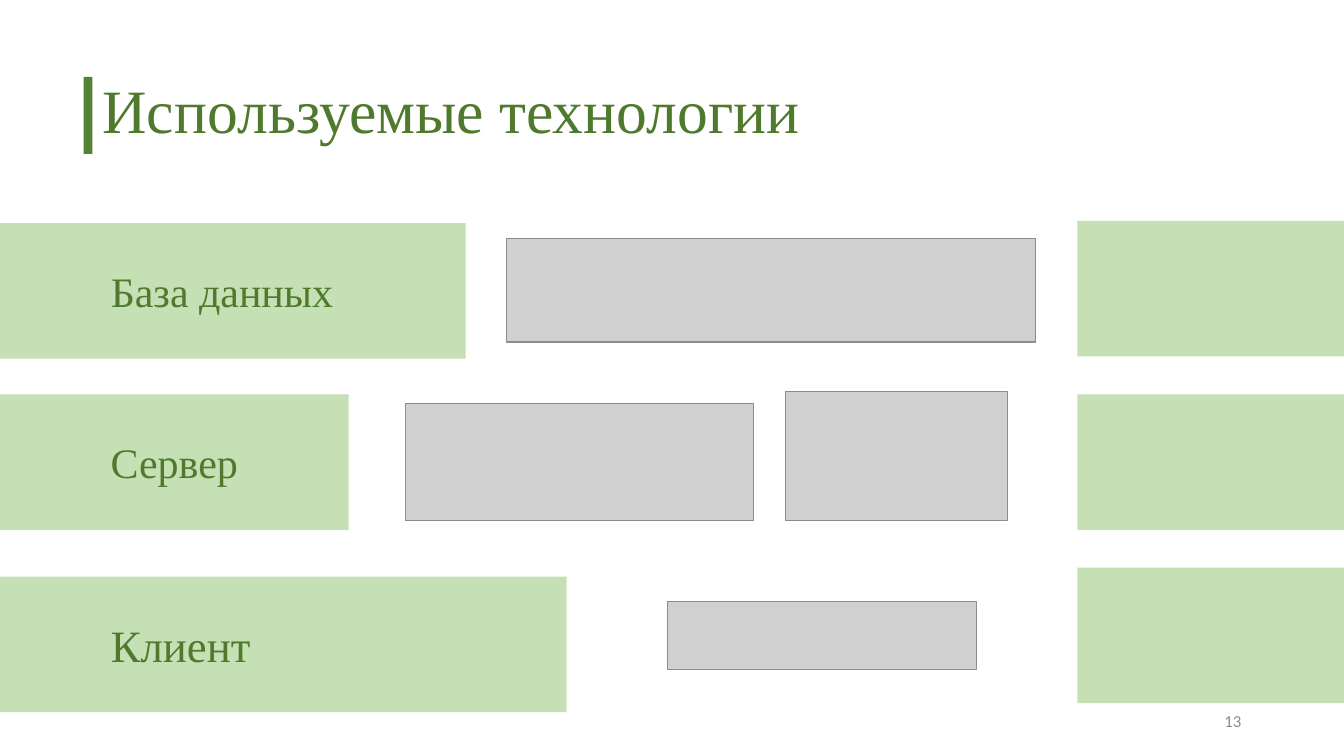
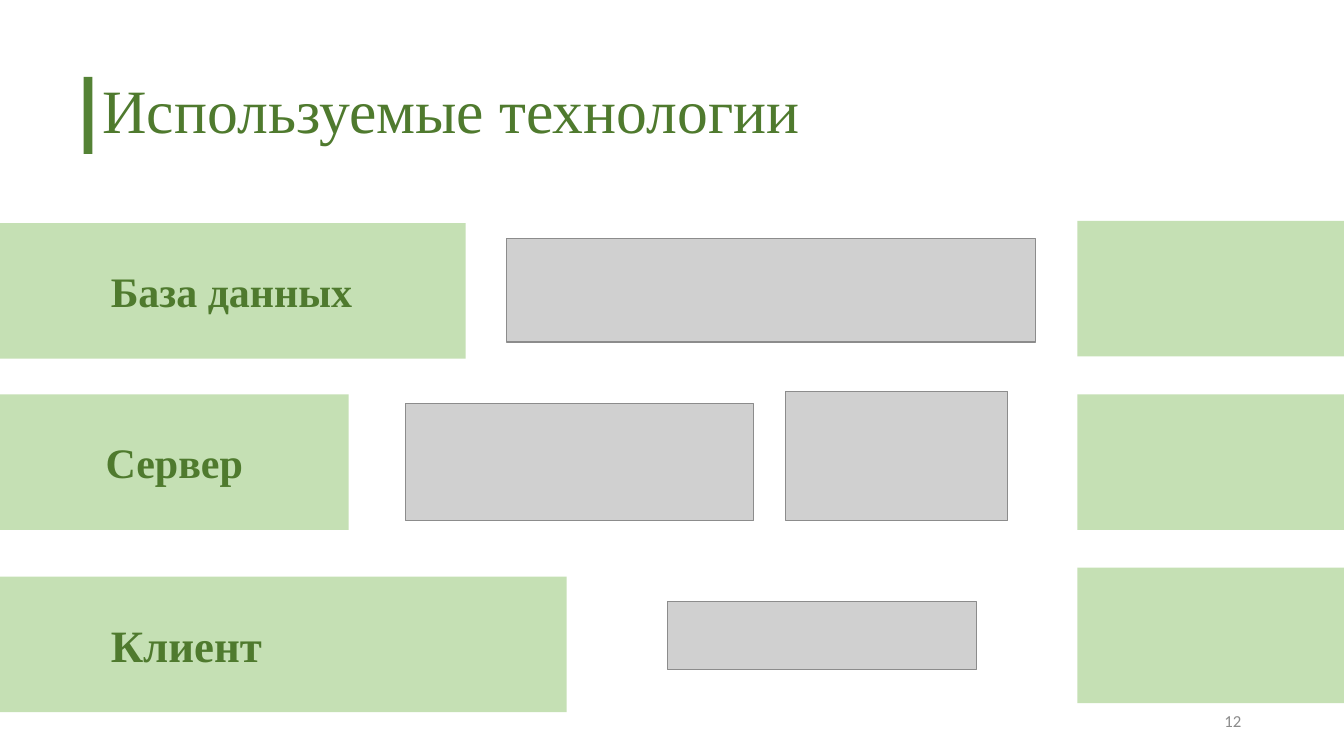
Before and after one commit to polyafedosova/TP-5.2-5, a slide deck: slide 12 of Documentation/Презентация.pptx (slide 13 before the commit). Drawn at 1344x756 pixels with LibreOffice and Linux fonts; fonts in the diff are those of the drawing; grey boxes stand for pictures. Boxes give left, top, right and bottom in pixels: in the first picture for what was removed or moved away, otherwise in the second. Text is boxed around its words. In the diff, an @@ line names an element or a change of style, - is before the commit and + after.

```diff
--- a/Documentation/Презентация.pptx
+++ b/Documentation/Презентация.pptx
@@ bold on in 3 elements at (0,577,567,713), (0,394,349,530), (0,223,466,359) @@
@@ page number at (1224,716,1241,727): text changed @@
-13
+12
```
Also in this commit, not shown: 6 other slides changed, 9 slides added, 11 slides removed.
